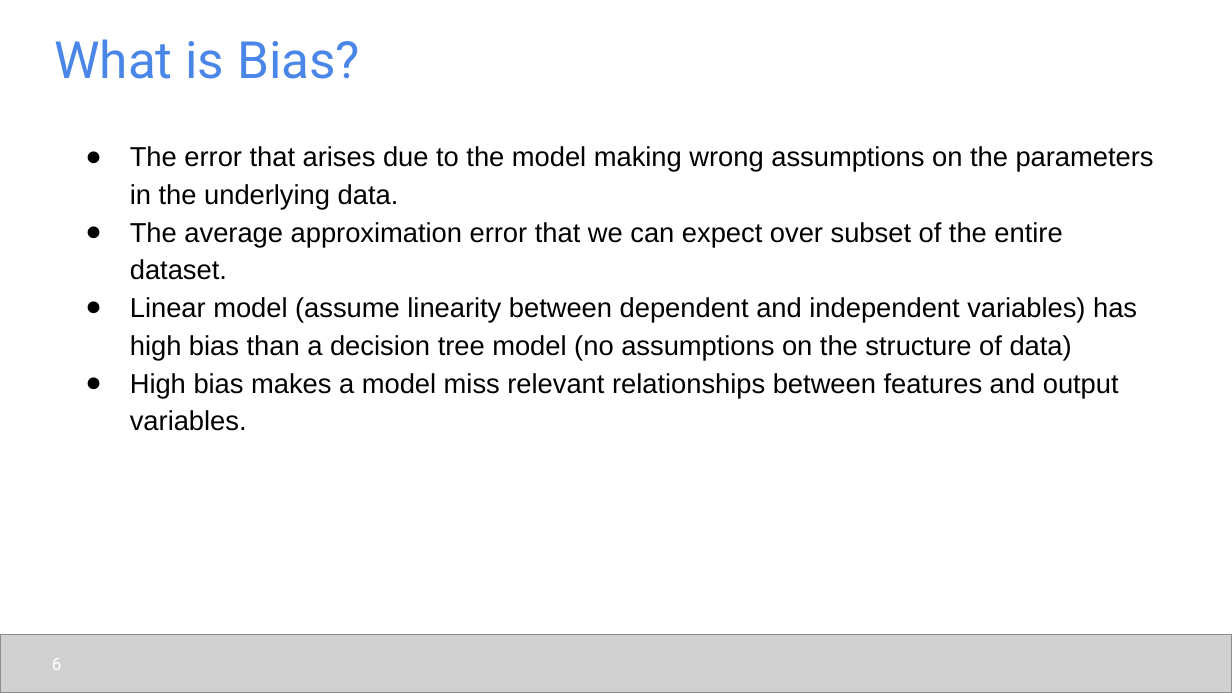
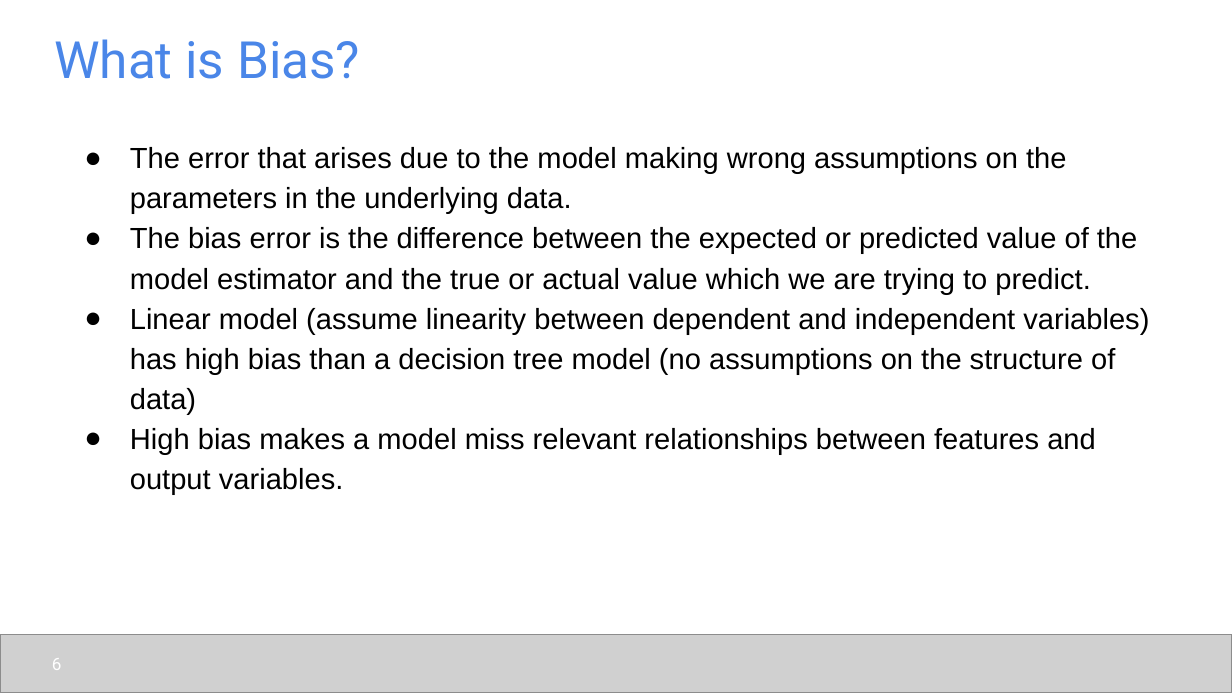
Before and after one commit to udel-cbcb/al_ml_workshop, a slide deck: slide 6 of Day_4/Lectures/Day_4_Lecture_2_Model_Tuning_Interpretation_Deployment.pptx. Drawn at 1232x693 pixels with LibreOffice and Linux fonts; fonts in the diff are those of the drawing; grey boxes stand for pictures. Boxes give left, top, right and bottom in pixels: in the first picture for what was removed or moved away, otherwise in the second. Text is boxed around its words. In the diff, an @@ line names an element or a change of style, - is before the commit and + after.

```diff
--- a/Day_4/Lectures/Day_4_Lecture_2_Model_Tuning_Interpretation_Deployment.pptx
+++ b/Day_4/Lectures/Day_4_Lecture_2_Model_Tuning_Interpretation_Deployment.pptx
@@ text at box(130, 147, 1149, 494): size 16 to 17 pt in "The error that arises due to the ...", "Linear model (assume linearity between dependent and ...", "High bias makes a model miss relevant ..."; indent changed @@
@@ text at box(130, 227, 1137, 294): text changed; size 16 to 17 pt @@
-● The average approximation error that we can expect over subset of the entire dataset.
+● The bias error is the difference between the expected or predicted value of the model estimator and the true or actual value which we are trying to predict.
```
Also in this commit, not shown: 9 other slides changed, 2 slides removed, 8 other files.
